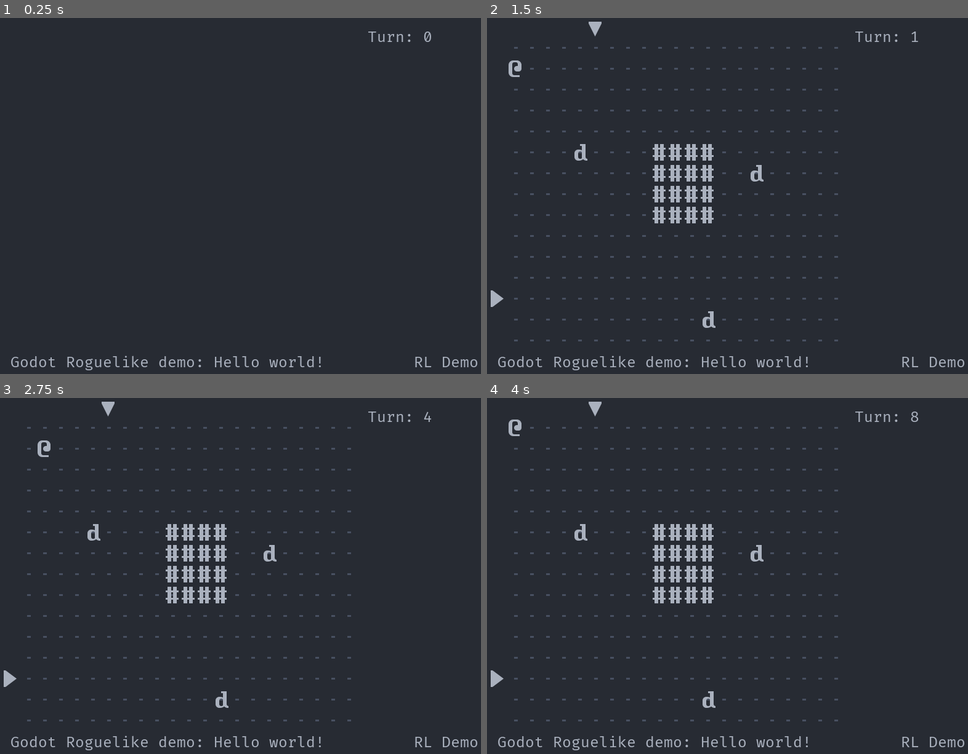
Above: before the commit, frames 1-4 (two rows, left to right).
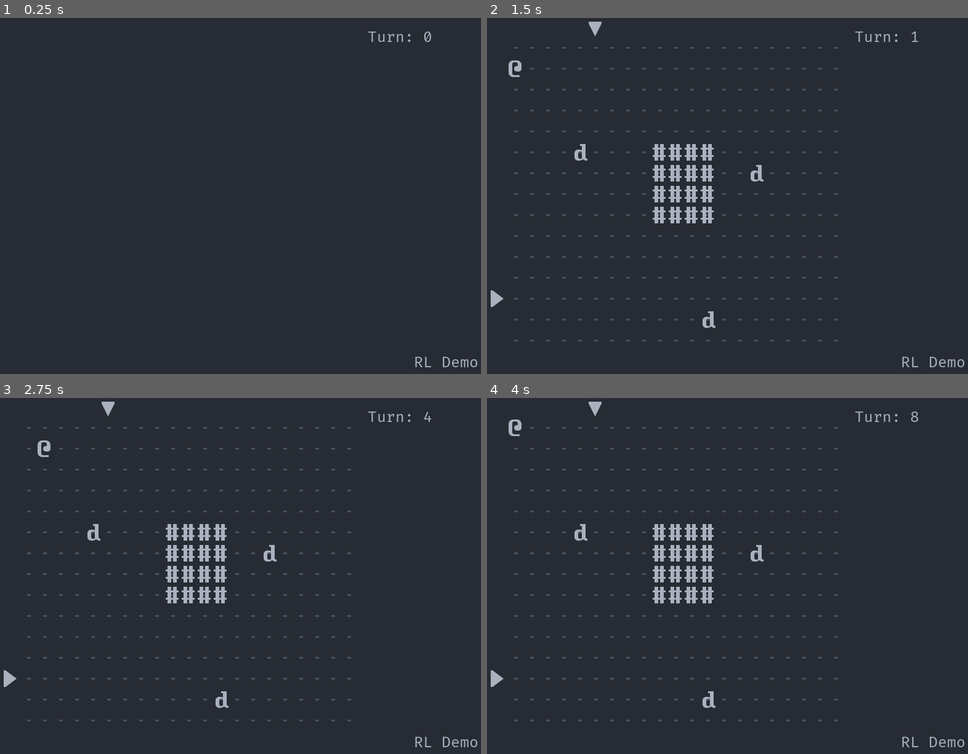
Above: after the commit, the same moments.

Repository: Bozar/GodotRoguelikeDemo
Game: Godot game, scene res://scene/main/MainScene.tscn
The game is run twice, just before and just after one commit, with the same random seed, the same clock (stepped at 60 frames per second) and the same inputs.
Inputs:
- Up to frame 1 (0.25 s): no input
- Up to frame 2 (1.5 s): tap Enter at 0.5 s; hold L (move_right) 0.53-1.28 s; tap . (wait) at 0.6 s; tap Space (init_world) at 1.25, 1.35 s; hold J (move_down) from 1.28 s (still down)
- Up to frame 3 (2.75 s): tap . (wait) at 1.55, 2.1 s; tap Enter at 2 s; release J (move_down) at 2.03 s; hold L (move_right) from 2.03 s (still down)
- Up to frame 4 (4 s): tap Space (init_world) at 2.75, 3.6 s; release L (move_right) at 2.78 s; hold K (move_up) 2.78-3.53 s; tap . (wait) at 2.85, 3.8 s; tap Enter at 3.5 s; hold H (move_left) from 3.53 s (still down)

The runs differ from the first frame. In frame 1, 0.6% of the frame differs, in the area x 2-67%, y 94-99%; in frame 2, 0.6%; in frame 3, 0.6%; in frame 4, 0.6%.

Commit message:
Print NPC's warning message on the screen.

Diff:
--- a/scene/gui/Modeline.gd
+++ b/scene/gui/Modeline.gd
@@ -1,5 +1,17 @@
 extends Label
 
 
+var _new_GroupName := preload("res://library/GroupName.gd").new()
+
+
 func _ready() -> void:
-	text = "Godot Roguelike demo: Hello world!"
+	text = ""
+
+
+func _on_Schedule_turn_ended(current_sprite: Sprite) -> void:
+	if current_sprite.is_in_group(_new_GroupName.PC):
+		text = ""
+
+
+func _on_EnemyAI_enemy_warned(message: String) -> void:
+	text = message
--- a/scene/main/EnemyAI.gd
+++ b/scene/main/EnemyAI.gd
@@ -1,5 +1,7 @@
 extends Node2D
 
+
+signal enemy_warned(message)
 
 const Schedule := preload("res://scene/main/Schedule.gd")
 
@@ -16,7 +18,7 @@
 		return
 
 	if _pc_is_close(_pc, current_sprite):
-		print("Too close!")
+		emit_signal("enemy_warned", "Urist McRogueliker is scared!")
 	_ref_Schedule.end_turn()
 
 
--- a/scene/main/MainScene.gd
+++ b/scene/main/MainScene.gd
@@ -23,9 +23,19 @@
 		NODE_PC_MOVE, NODE_NPC, NODE_SIDEBAR,
 	],
 	[
+		"turn_ended", "_on_Schedule_turn_ended",
+		NODE_SCHEDULE,
+		NODE_MODELINE,
+	],
+	[
 		"sprite_removed", "_on_RemoveObject_sprite_removed",
 		NODE_REMOVE,
 		NODE_DUNGEON, NODE_SCHEDULE,
+	],
+	[
+		"enemy_warned", "_on_EnemyAI_enemy_warned",
+		NODE_NPC,
+		NODE_MODELINE,
 	],
 ]
 
--- a/scene/main/Schedule.gd
+++ b/scene/main/Schedule.gd
@@ -2,6 +2,7 @@
 
 
 signal turn_started(current_sprite)
+signal turn_ended(current_sprite)
 
 var _new_GroupName := preload("res://library/GroupName.gd").new()
 
@@ -10,6 +11,7 @@
 
 
 func end_turn() -> void:
+	emit_signal("turn_ended", _get_current())
 	_goto_next()
 	emit_signal("turn_started", _get_current())
 
